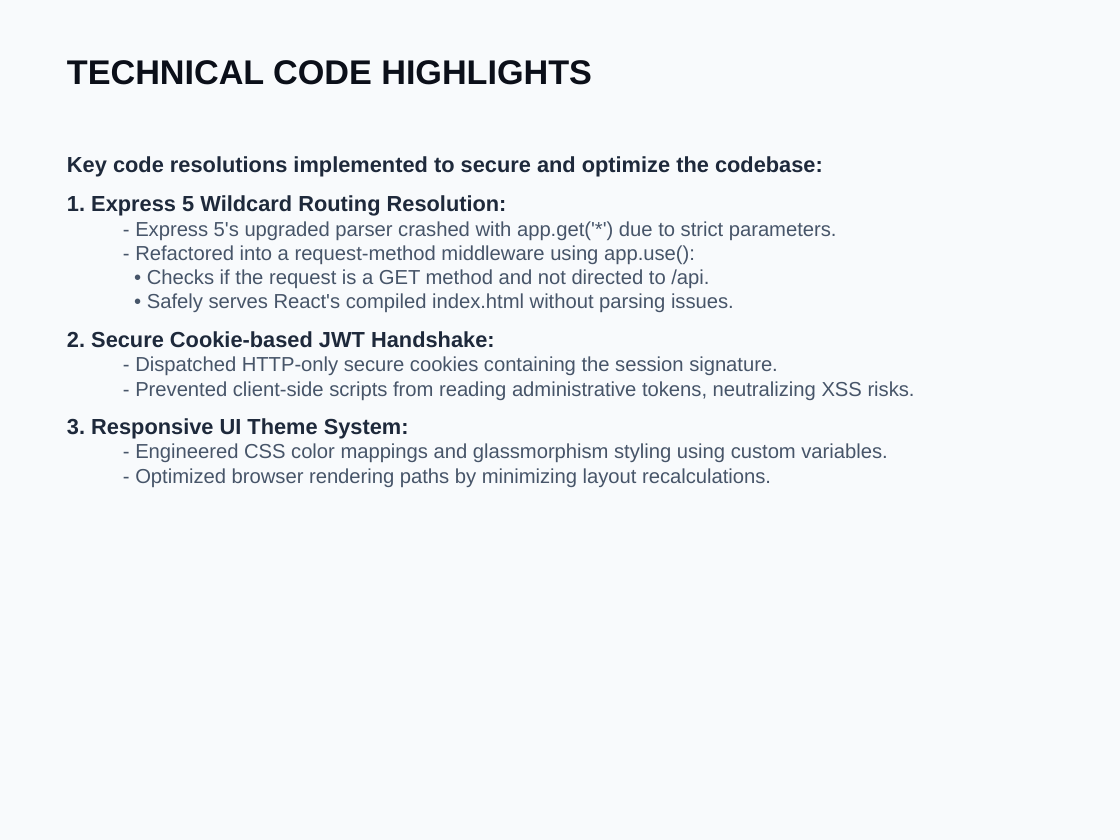
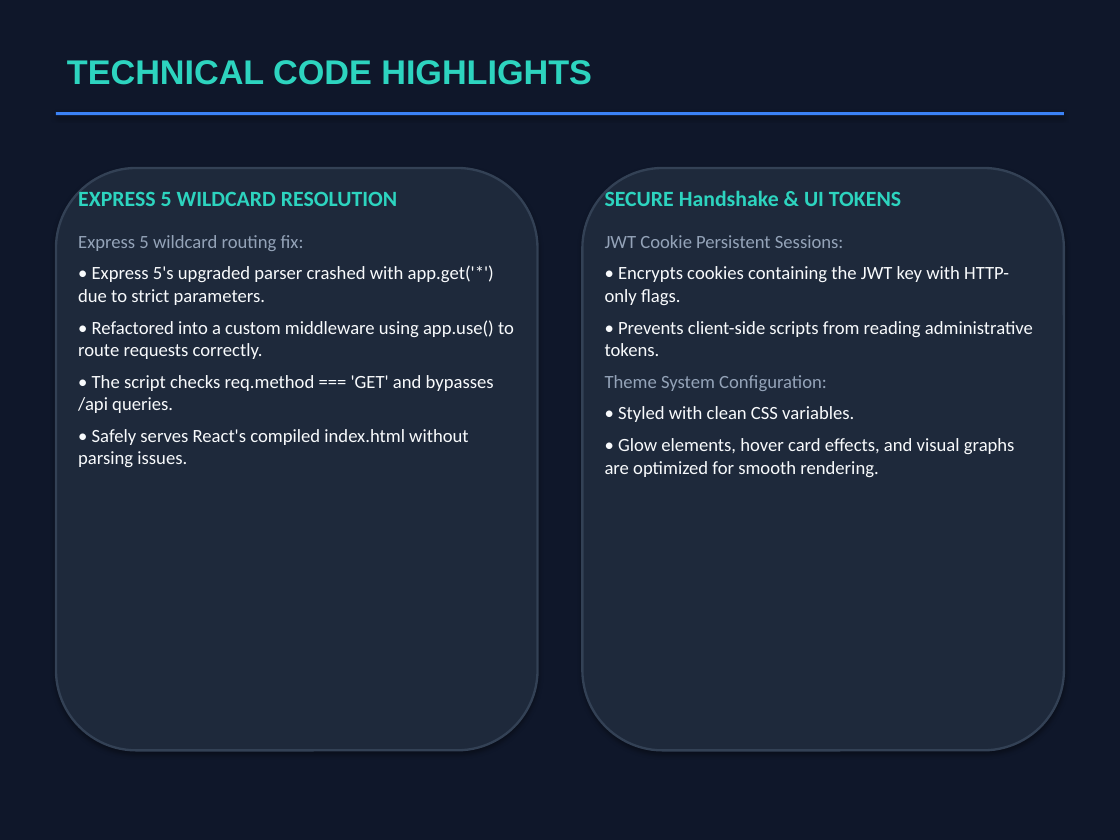
Before and after one commit to naveen7607/vigneshwara-traders, a slide deck: slide 10 of Final Presentation.pptx. Drawn at 1120x840 pixels with LibreOffice and Linux fonts; fonts in the diff are those of the drawing. Boxes give left, top, right and bottom in pixels: in the first picture for what was removed or moved away, otherwise in the second. Text is boxed around its words. In the diff, an @@ line names an element or a change of style, - is before the commit and + after.

Commit message:
docs: redesign Final Presentation with dark tech theme and multi-column layouts

```diff
--- a/Final Presentation.pptx
+++ b/Final Presentation.pptx
@@ background #F8FAFC to #0F172A @@
@@ text "TECHNICAL CODE HIGHLIGHTS" at (x1=67, y1=60, x2=592, y2=85): text colour #0B0F19 to #2DD4BF @@
@@ rectangle added at (x1=56, y1=112, x2=1064, y2=115), fill #3B82F6 @@
@@ rounded rectangle added at (x1=56, y1=168, x2=538, y2=750), fill #1E293B, outline #334155 1.5 pt @@
@@ text "EXPRESS 5 WILDCARD RESOLUTION" moved from (x1=67, y1=156, x2=915, y2=487) to (x1=78, y1=191, x2=514, y2=467) @@
@@ rounded rectangle added at (x1=582, y1=168, x2=1064, y2=750), fill #1E293B, outline #334155 1.5 pt @@
@@ text at (x1=78, y1=191, x2=514, y2=413): text changed; size 13 to 12 pt; font Arial to Calibri; text colour #475569 to #F8FAFC @@
-Key code resolutions implemented to secure and optimize the codebase:
-1. Express 5 Wildcard Routing Resolution:
-  - Express 5's upgraded parser crashed with app.get('*') due to strict parameters.
-  - Refactored into a request-method middleware using app.use():
-  • Checks if the request is a GET method and not directed to /api.
+EXPRESS 5 WILDCARD RESOLUTION
+Express 5 wildcard routing fix:
+• Express 5's upgraded parser crashed with app.get('*') due to strict parameters.
+• Refactored into a custom middleware using app.use() to route requests correctly.
+• The script checks req.method === 'GET' and bypasses /api queries.
@@ text added at (x1=605, y1=190, x2=1033, y2=477), 12 pt, text #F8FAFC @@
+SECURE Handshake & UI TOKENS
+JWT Cookie Persistent Sessions:
+• Encrypts cookies containing the JWT key with HTTP-only flags.
+• Prevents client-side scripts from reading administrative tokens.
+Theme System Configuration:
+• Styled with clean CSS variables.
+• Glow elements, hover card effects, and visual graphs are optimized for smooth rendering.
@@ text at (x1=67, y1=331, x2=915, y2=487): paragraphs removed @@
-2. Secure Cookie-based JWT Handshake:
-  - Dispatched HTTP-only secure cookies containing the session signature.
-  - Prevented client-side scripts from reading administrative tokens, neutralizing XSS risks.
-3. Responsive UI Theme System:
-  - Engineered CSS color mappings and glassmorphism styling using custom variables.
-  - Optimized browser rendering paths by minimizing layout recalculations.
@@ text at (x1=78, y1=429, x2=468, y2=467): size 13 to 12 pt, font Arial to Calibri, text colour #475569 to #F8FAFC in "• Safely serves React's compiled index.html without ..."; list level 2 to 1 in "• Safely serves React's compiled ..." @@
```
Also in this commit, not shown: 7 other slides changed, 8 slides added, 8 slides removed.
